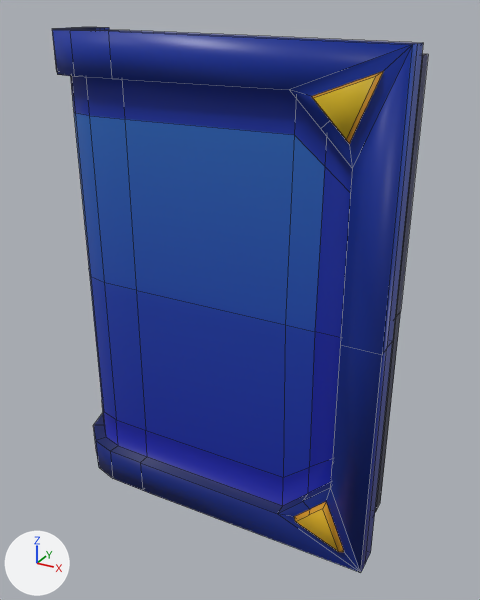
The FBX model Assets/Models/LivreDroite.fbx as it was, and as the next commit left it.
Both versions are drawn from a camera (50 mm lens) standing at (14.12, -16.21, 7.43) and looking at (5.8, -1.09, -0.13). The axes (+X, +Y, +Z) are drawn at lower left. The lights are the same throughout. Mesh edges are drawn as thin lines. Where no turn or scale is listed for an object, it has been applied to the vertices.

In view in the first picture: 'Livre_Droite'.
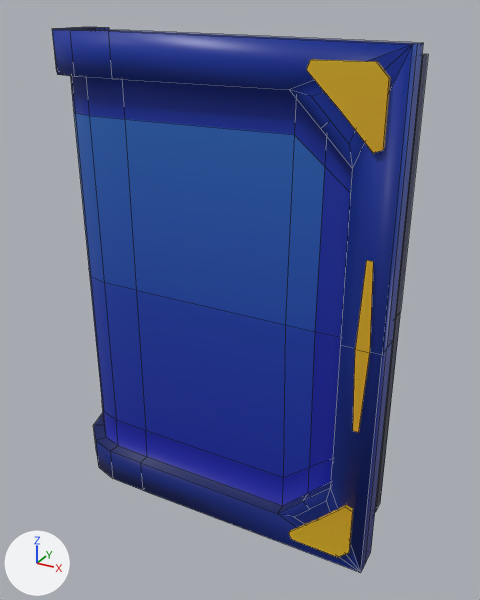
Location of each change, (x1, y1, x2, y2) in pixels of the pictures (480 x 600 px):
part 1 of me_cube, added (yellow): after (306, 59, 391, 153)
part 2 of me_cube, added (yellow): after (289, 505, 353, 557)
part 3 of me_cube, cut back: before (311, 71, 384, 144); after (311, 92, 356, 144)
part 4 of me_cube, cut back: before (294, 502, 344, 552); after (294, 502, 330, 524)
part 5 of me_cube, added (yellow): after (353, 260, 373, 432)

The edits, one by one:
me_cube is used by ob_livre_droite; location (0.0, 0.0, 0.0).
Verts and faces of me_cube; kept vertices keep their numbers, new ones are numbered from 233.
Before the commit, vertices of me_cube: 36 (8.33, -2.55, 5.7) at pixel (311, 96), 37 (9.26, -2.55, 4.78) at pixel (349, 144), 38 (9.88, -2.55, 6.28) at pixel (383, 70), 42 (9.77, -2.72, 6.18) at pixel (375, 76), 43 (8.46, -2.72, 5.69) at pixel (313, 98).
Before the commit, vertices of me_cube: 44 (9.24, -2.72, 4.9) at pixel (346, 139), 55 (8.79, -2.55, 5.24) at pixel (330, 120), 56 (8.85, -2.72, 5.29) at pixel (329, 118).
Before the commit, vertices of me_cube: 105 (8.33, -2.55, -5.7) at pixel (293, 516), 106 (9.26, -2.55, -4.78) at pixel (326, 501), 107 (9.88, -2.55, -6.28) at pixel (344, 552), 111 (9.77, -2.72, -6.18) at pixel (338, 551), 112 (8.46, -2.72, -5.69) at pixel (295, 521).
Before the commit, vertices of me_cube: 113 (9.24, -2.72, -4.9) at pixel (322, 508), 126 (8.79, -2.55, -5.24) at pixel (309, 509), 127 (8.85, -2.72, -5.29) at pixel (308, 515).
me_cube had 233 vertices, 217 faces and spanned x 0.06..10.4, y -2.72..0.06, z -6.91..6.91.
me_cube now has 259 vertices, 229 faces and spans x 0.06..10.4, y -2.65..0.06, z -6.91..6.91.
me_cube part 1: a new loose piece of 14 vertices spanning x 8.24..10.03, y -2.65..-2.25, z 4.66..6.45, in mat_material (picture img_palette_sga_4x_png).
me_cube part 2: a new loose piece of 14 vertices spanning x 8.24..10.03, y -2.65..-2.25, z -6.45..-4.66, in mat_material (picture img_palette_sga_4x_png).
Part 3, on me_cube:
Vertices deleted: 42, 43, 44, 56 (with the faces that use them).
New faces: (36, 55, 37, 38).
Part 4, on me_cube:
Vertices deleted: 111, 112, 113, 127 (with the faces that use them).
New faces: (105, 107, 106, 126).
Part 5, on me_cube:
New vertex 233 is at (9.86, -2.64, -2.24), pixel (352, 430).
New vertex 234 is at (10.02, -2.64, -2.24), pixel (358, 432).
New vertex 235 is at (9.86, -2.64, 2.29), pixel (366, 260).
New vertex 236 is at (10.02, -2.64, 2.29), pixel (373, 261).
New vertex 237 is at (9.76, -2.64, 0.02), pixel (355, 349).
New vertex 238 is at (10.13, -2.64, 0.02), pixel (369, 352).
New faces: (235, 237, 238, 236), (233, 234, 238, 237).
